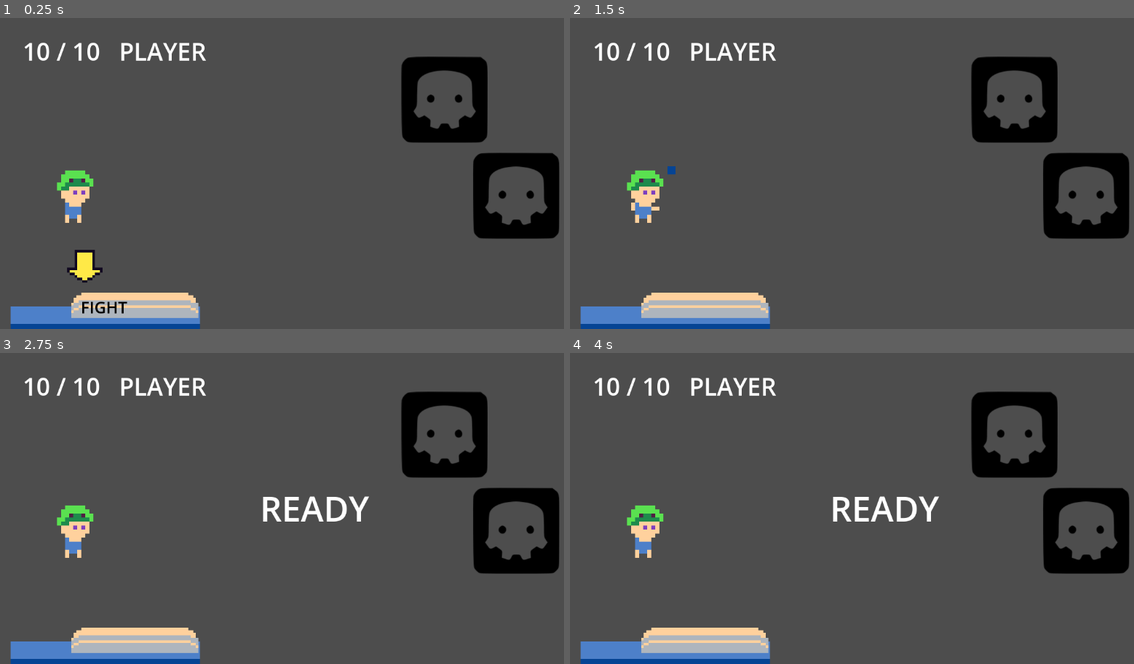
Above: before the commit, frames 1-4 (two rows, left to right).
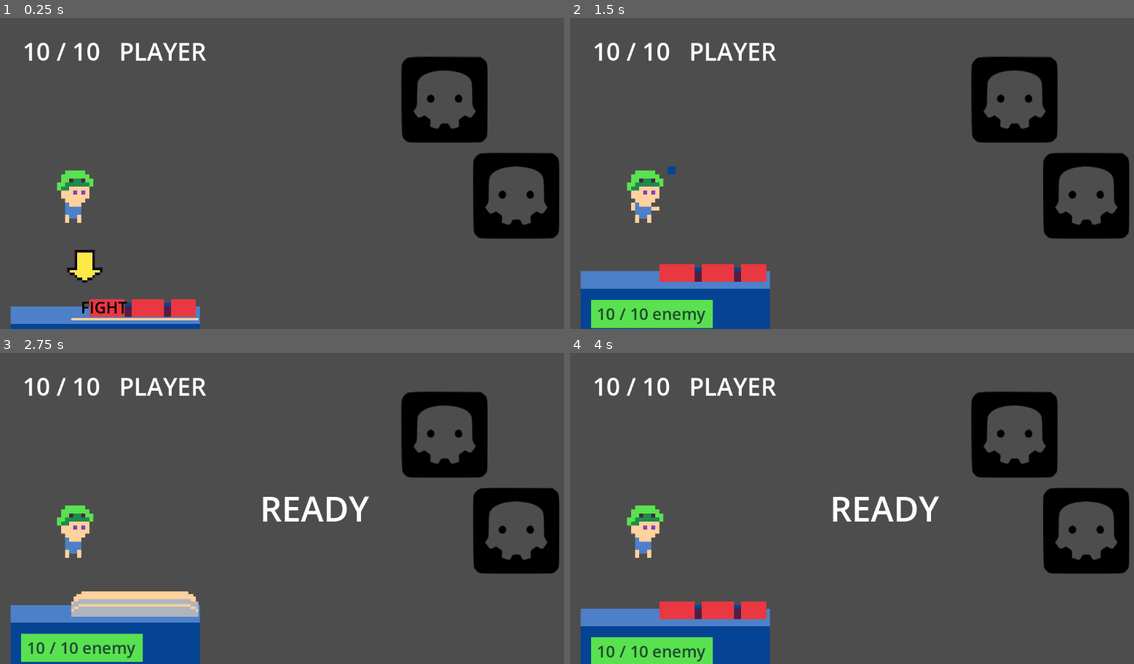
Above: after the commit, the same moments.

Repository: etherware-novice/timejam
Game: Godot game, scene res://scenes/battle_scene.tscn
Same seed, same stepped clock (60 frames per second), same inputs: the game is played once before the commit and once after it. The project has no main scene, so this scene is started directly.
Inputs:
- Up to frame 1 (0.25 s): no input
- Up to frame 2 (1.5 s): tap Enter (ui_accept) at 0.5, 1.35 s; hold Right (ui_right) 0.53-1.28 s; hold Enter (ui_accept) 0.53-1.28 s; hold Down (ui_down) from 1.28 s (still down)
- Up to frame 3 (2.75 s): tap Enter (ui_accept) at 1.52, 1.82 s; release Down (ui_down) at 2.03 s; hold Right (ui_right) from 2.03 s (still down); hold Enter (ui_accept) from 2.03 s (still down)
- Up to frame 4 (4 s): release Right (ui_right) at 2.78 s; release Enter (ui_accept) at 2.78 s; hold Up (ui_up) 2.78-3.53 s; tap Enter (ui_accept) at 2.85, 3.02, 3.32 s; hold Left (ui_left) from 3.53 s (still down); hold Enter (ui_accept) from 3.53 s (still down)

The runs differ from the first frame. In frame 1, 1.9% of the frame differs, in the area x 12-36%, y 88-98%; in frame 2, 6.5%; in frame 3, 7.0%, in the area x 1-36%, y 76-100%; in frame 4, 6.2%.

Commit message:
Menu flip and previews

Diff:
--- a/scenes/battle_scene.tscn
+++ b/scenes/battle_scene.tscn
@@ -257,6 +257,27 @@
 "name": &"flipDown",
 "speed": 5.0
 }]
+
+[sub_resource type="Animation" id="Animation_p4vh5"]
+resource_name = "moveUp"
+length = 2.0
+tracks/0/type = "value"
+tracks/0/imported = false
+tracks/0/enabled = true
+tracks/0/path = NodePath("VHSControl:position")
+tracks/0/interp = 1
+tracks/0/loop_wrap = true
+tracks/0/keys = {
+"times": PackedFloat32Array(0, 2),
+"transitions": PackedFloat32Array(0.196146, 1),
+"update": 0,
+"values": [Vector2(-583, 152), Vector2(-583, 80)]
+}
+
+[sub_resource type="AnimationLibrary" id="AnimationLibrary_0ws7d"]
+_data = {
+"moveUp": SubResource("Animation_p4vh5")
+}
 
 [node name="battleScene" type="Node2D"]
 script = ExtResource("1_kamkq")
@@ -420,6 +441,21 @@
 text = "FIGHT"
 text_overrun_behavior = 3
 
+[node name="displayer" type="Label" parent="VHSControl"]
+layout_mode = 0
+offset_left = 60.0
+offset_top = 189.0
+offset_right = 115.0
+offset_bottom = 215.0
+theme_override_colors/font_color = Color(0.113725, 0.294118, 0.184314, 1)
+theme_override_font_sizes/font_size = 32
+text = "ENEMY"
+
+[node name="AnimationPlayer" type="AnimationPlayer" parent="."]
+libraries = {
+"": SubResource("AnimationLibrary_0ws7d")
+}
+
 [connection signal="finished" from="paddlectrl" to="." method="_on_paddlectrl_finished"]
 [connection signal="area_entered" from="paddlectrl/ball" to="." method="_on_ball_area_entered"]
 [connection signal="area_entered" from="paddlectrl/ball" to="paddlectrl" method="_on_ball_area_entered"]
--- a/scripts/battle_scene.gd
+++ b/scripts/battle_scene.gd
@@ -47,6 +47,7 @@
 		selectTrack = "main"
 		subMenu = "main"
 		subTurn = -1  # to offset the +1
+		$VHSControl/flipper.play_backwards("flipDown")
 		return
 
 	playerMove = false
@@ -67,10 +68,14 @@
 
 	if event.is_action_pressed("ui_accept"):
 		if selectTrack == "main":
+			$AnimationPlayer.play("moveUp")
+			$VHSControl/flipper.play("flipDown")
+			$VHSControl/flipperText.text = ""
 			match selectIndex:
 				0:
 					selectTrack = "enemy"
 					subMenu = "attack"
+
 		elif subMenu == "attack":
 			playerDoAttack()
 			return
@@ -79,19 +84,23 @@
 	if event.is_action_pressed("ui_cancel"):
 		selectTrack = "main"
 		subMenu = "main"
+		$AnimationPlayer.play_backwards("moveUp")
+		$VHSControl/flipper.play_backwards("flipDown")
 
 	if selectMark.size() > 1:
 		if event.is_action_pressed("ui_left",true):
 			selectIndex -= 1
-			$VHSControl/flipper.play("flip")
-			$VHSControl/flipperText.text = ""
+			if subMenu == "main":
+				$VHSControl/flipper.play("flip")
+				$VHSControl/flipperText.text = ""
 		elif event.is_action_pressed("ui_right",true):
 			selectIndex += 1
-			$VHSControl/flipper.play("flip")
-			$VHSControl/flipperText.text = ""
+			if subMenu == "main":
+				$VHSControl/flipper.play("flip")
+				$VHSControl/flipperText.text = ""
 
 	selectIndex = clamp(selectIndex, 0, max(selectMark.size() - 1, 0) )
-
+	updateDisplayPreview()
 	$selector.position = selectMark[selectIndex].position + Vector2(0, -50)
 	pass
 
@@ -99,6 +108,9 @@
 	selectMark = []
 	if track == "disable":
 		selectTrack = track
+		if subTurn == 0:
+			$VHSControl/flipper.play("flipDown")
+			$AnimationPlayer.play_backwards("moveUp")
 		return
 	var i = 1
 	var opt = get_node(track + str(i))
@@ -153,3 +165,9 @@
 	if subMenu != "main":
 		return
 	$VHSControl/flipperText.text = mainMenuText[selectIndex]
+
+func updateDisplayPreview():
+	match selectTrack:
+		"enemy":
+			var target = selectMark[selectIndex]
+			$VHSControl/displayer.text = str(target.hp) + " / " + str(target.maxHp) + " " + target.displayName
Not shown: 1 places in scenes/battle_scene.tscn that only renumber resources
